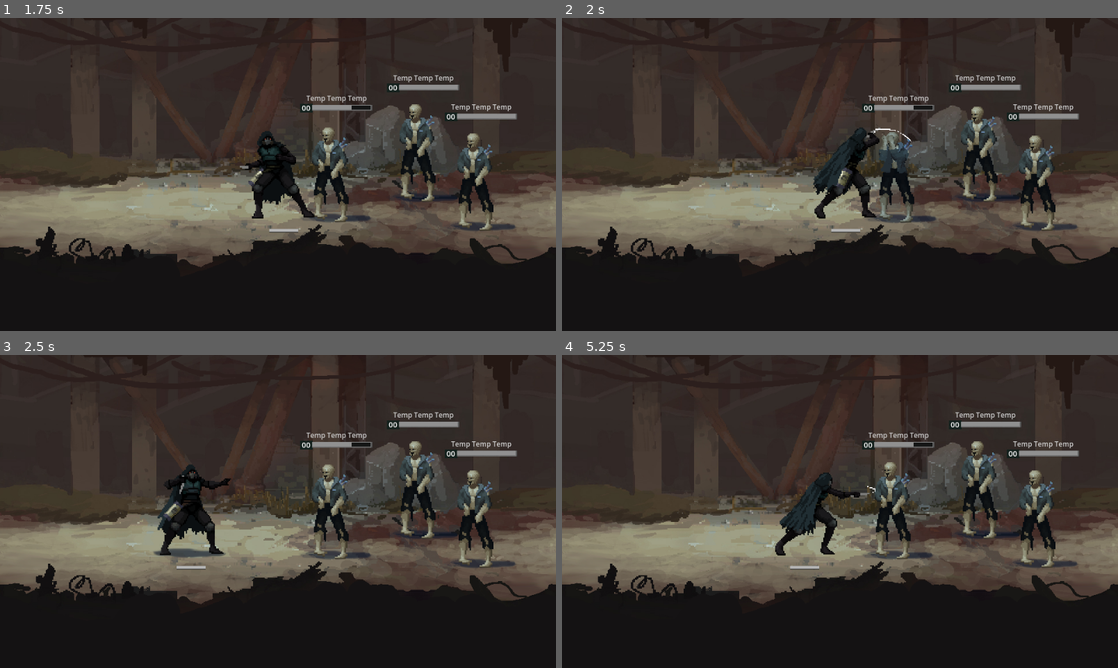
Above: before the commit, frames 1-4 (two rows, left to right).
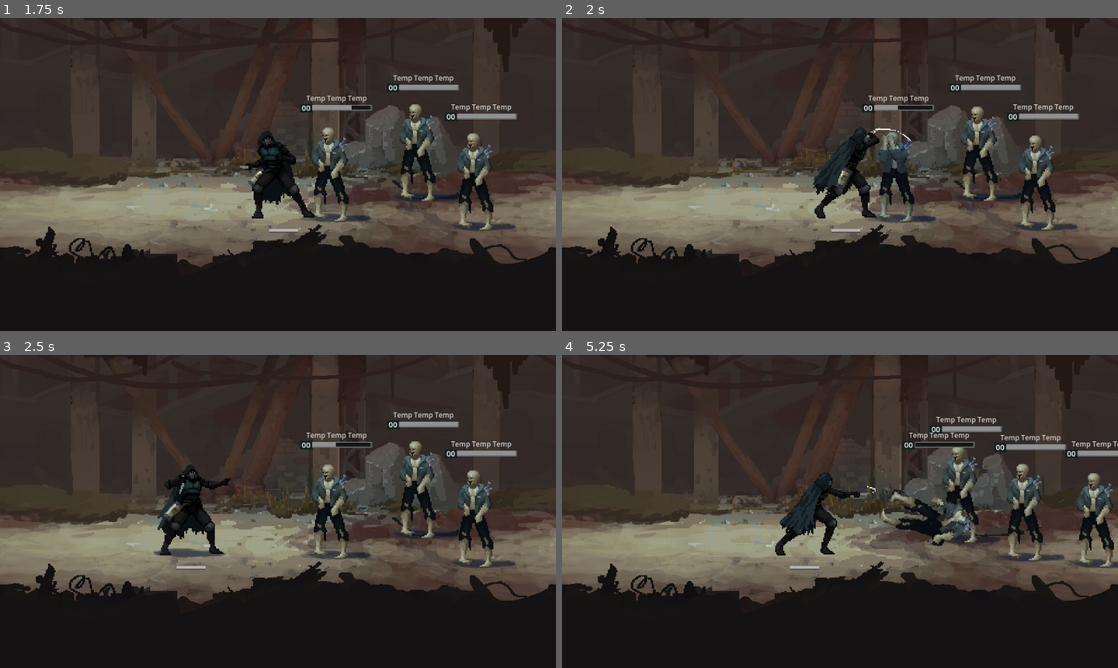
Above: after the commit, the same moments.

Repository: lynxLoad/biosplit
Game: Godot game, scene res://game/arena/arena.tscn
Two runs of this game, one before a commit and one after it. Both use one fixed random seed, a clock stepped at 60 frames per second and the inputs below.
Inputs:
- Up to frame 1 (1.75 s): hold Z (attack) 0.53-1.28 s; tap X (block) at 0.8, 1.35 s; tap Z (attack) at 1.55 s
- Up to frame 2 (2 s): no input
- Up to frame 3 (2.5 s): hold Z (attack) from 2.03 s (still down); tap X (block) at 2.3 s
- Up to frame 4 (5.25 s): release Z (attack) at 2.78 s; tap X (block) at 2.85, 3.8, 4.35 s; tap Z (attack) at 3.05, 4.55 s; hold Z (attack) 3.53-4.28 s; hold Z (attack) from 5.03 s (still down)

Frame 1 is identical in both runs. In frame 2, less than 0.1% of the frame differs, in the area x 60-64%, y 28-30%; in frame 3, less than 0.1%; in frame 4, 8.3%, in the area x 54-100%, y 18-69%.

Commit message:
feat(combat): soften blocked hits by block_damage_reduction
- CharacterStats: add block_damage_reduction and block_chance
  (block_chance moved off Enemy so it lives with the rest of the stats)
- CharacterBase.get_block_damage_reduction(): flat reduction, clamped >= 0
- _on_blocked_hit(): absorbed = amount - leaked, leaked applied via
  _apply_damage(leaked, false) so the only visual is the blue block flash;
  auto-unblock still triggers when block_max_absorbed_damage is reached
- _apply_damage(amount, flash=true): flash=false path used for damage that
  slipped through a block — no red flash / shake on top of the block reaction
- _flash_damage / _flash_block now kill each other's tween so the last
  reaction wins cleanly
- Enemy: block_chance read from character_stats; _reactive_block() sets
  _last_hit_from itself (it bypasses super.take_damage) and applies the
  same leaked-damage / silent-flash logic
- cs_enemy: block_damage_reduction = 2.0

Diff:
--- a/assets/resources/character_stats/character_stats.gd
+++ b/assets/resources/character_stats/character_stats.gd
@@ -5,3 +5,5 @@
 @export var level: int = 1
 @export var max_health: float = 30.0
 @export var speed: float = 16.0
+@export var block_damage_reduction: float = 0.5
+@export_range(0.0, 1.0) var block_chance: float = 0.5
--- a/assets/resources/character_stats/cs_enemy.tres
+++ b/assets/resources/character_stats/cs_enemy.tres
@@ -5,3 +5,4 @@
 [resource]
 script = ExtResource("1_alds1")
 name = &"Enemy"
+block_damage_reduction = 2.0
--- a/game/characters/character_base.gd
+++ b/game/characters/character_base.gd
@@ -108,6 +108,14 @@
 	return _is_blocking
 
 
+## Сколько урона блок гасит при попадании (плоское вычитание).
+## Гарантированно неотрицательное; при отсутствии ресурса — 0.
+func get_block_damage_reduction() -> float:
+	if character_stats == null:
+		return 0.0
+	return maxf(0.0, character_stats.block_damage_reduction)
+
+
 func set_z_priority(priority: int) -> void:
 	z_index = priority
 
@@ -176,7 +184,8 @@
 
 
 ## Вход в стойку блокирования. Удерживается, пока не вызван unblock().
-## Урон в этот период не проходит (см. take_damage). Ход не тратится:
+## Урон в этот период ослабляется на get_block_damage_reduction(); остаток
+## проходит через _apply_damage (см. take_damage). Ход не тратится:
 ## turn_finished здесь НЕ эмитится, таймаута нет.
 ## _is_busy = true на время блока — это гарантирует, что attack() не стартует
 ## и что снаружи через is_busy() видно «персонаж занят стойкой».
@@ -261,12 +270,15 @@
 
 # ── internal: урон ──
 
-func _apply_damage(amount: float) -> void:
+## Применяет урон. `flash = false` — тихо (без красной вспышки и shake);
+## используется, когда урон прошёл во время блока (там уже сыграли
+## синяя вспышка и block-shake).
+func _apply_damage(amount: float, flash: bool = true) -> void:
 	health = maxf(0.0, health - amount)
 	damaged.emit(amount)
 	if health <= 0.0:
 		_die()
-	else:
+	elif flash:
 		_flash_damage()
 		_play_hit_shake(_last_hit_from)
 
@@ -336,6 +348,8 @@
 		return
 	if _flash_tween and _flash_tween.is_valid():
 		_flash_tween.kill()
+	if _block_flash_tween and _block_flash_tween.is_valid():
+		_block_flash_tween.kill()
 	_flash_tween = create_tween()
 	_flash_tween.tween_property(animated_sprite, "modulate", flash_color, flash_in_duration)
 	_flash_tween.tween_property(animated_sprite, "modulate", Color.WHITE, flash_out_duration)
@@ -347,6 +361,11 @@
 ## эквивалентный animation_frame_damage (чтобы синяя вспышка и hit_blocked
 ## совпадали по моменту с обычной damage-реакцией), и только потом эмитит
 ## сигнал, флэшит и делает отскок.
+##
+## Вспышка всегда синяя — даже если часть урона прошла сквозь блок.
+## Прошедший урон применяется отдельно (без красной вспышки), см.
+## _on_blocked_hit / Enemy._reactive_block.
+##
 ## Не меняет _is_blocking и _block_absorbed.
 func play_block_reaction(amount: float, from_position: Vector2 = Vector2.INF) -> void:
 	if _is_dead:
@@ -395,11 +414,25 @@
 	return float(frame) / speed
 
 ## Обработка попадания во время удерживаемой стойки.
+## Блок гасит `get_block_damage_reduction()` урона; остаток применяется
+## тихо (flash = false) — синяя вспышка уже показала блок.
 func _on_blocked_hit(amount: float, from_position: Vector2) -> void:
-	_block_absorbed += amount
+	var reduction := get_block_damage_reduction()
+	var leaked := maxf(0.0, amount - reduction)
+
+	# Учитываем только реально погашенную часть (не больше входящего урона).
+	_block_absorbed += amount - leaked
+
 	await play_block_reaction(amount, from_position)
 	if _is_dead:
 		return
+
+	if leaked > 0.0:
+		# flash = false: только синяя вспышка блока, без красной.
+		_apply_damage(leaked, false)
+		if _is_dead:
+			return
+
 	if block_max_absorbed_damage > 0.0 and _block_absorbed >= block_max_absorbed_damage:
 		unblock()
 
@@ -409,6 +442,8 @@
 		return
 	if _block_flash_tween and _block_flash_tween.is_valid():
 		_block_flash_tween.kill()
+	if _flash_tween and _flash_tween.is_valid():
+		_flash_tween.kill()
 	_block_flash_tween = create_tween()
 	_block_flash_tween.tween_property(
 		animated_sprite, "modulate", block_flash_color, block_flash_in_duration
--- a/game/characters/enemy/enemy.gd
+++ b/game/characters/enemy/enemy.gd
@@ -3,7 +3,6 @@
 
 @onready var health_bar: Bar = $HealthBar
 
-@export_range(0.0, 1.0) var block_chance: float = .5
 @export var reactive_block_hold: float = 0.35
 ## Минимальный холд — защита от случайного 0 в инспекторе.
 @export var reactive_block_min_hold: float = 0.15
@@ -25,22 +24,43 @@
 	if _is_dead:
 		return
 
+	# Явный блок (если кто-то вызвал block()) — просто передаём базе:
+	# она сама применит block_damage_reduction.
 	if is_blocking():
 		super.take_damage(amount, from_position)
 		return
 
+	# Реактивный блок: шанс берётся из CharacterStats.
+	# character_stats гарантированно не null — _ready() делает duplicate().
 	var roll := randf()
-	if roll < block_chance:
+	if roll < character_stats.block_chance:
 		_reactive_block(amount, from_position)
 		return
 
 	super.take_damage(amount, from_position)
 
 
+## Реактивный блок — визуальная стойка + ослабление урона на
+## get_block_damage_reduction(). Остаток применяется тихо (flash = false):
+## единственная визуальная вспышка — синяя, из play_block_reaction.
+## Не меняет _is_blocking/_is_busy.
 func _reactive_block(amount: float, from_position: Vector2) -> void:
+	# _apply_damage использует _last_hit_from для направления отскока.
+	_last_hit_from = from_position
+
+	var reduction := get_block_damage_reduction()
+	var leaked := maxf(0.0, amount - reduction)
+
 	await play_block_reaction(amount, from_position)
 	if _is_dead:
 		return
+
+	if leaked > 0.0:
+		# flash = false: только синяя вспышка блока, без красной.
+		_apply_damage(leaked, false)
+		if _is_dead:
+			return
+
 	_schedule_return_to_idle()
 
 
@@ -66,6 +86,6 @@
 	_play_anim(ANIM_IDLE)
 
 
-func _apply_damage(amount: float) -> void:
-	super._apply_damage(amount)
+func _apply_damage(amount: float, flash: bool = true) -> void:
+	super._apply_damage(amount, flash)
 	_sync_bar(health_bar, health, character_stats.max_health)
